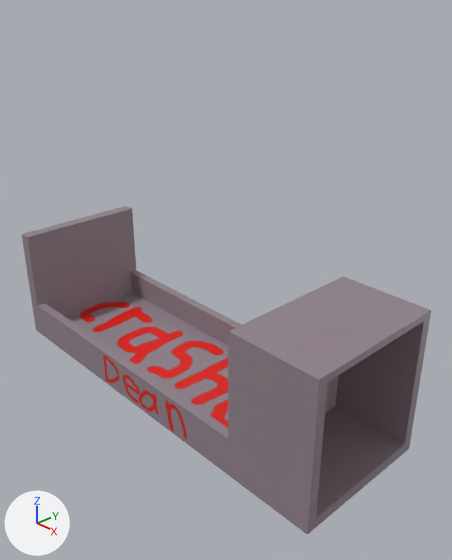
Two versions of the Blender file assets/sources/payload.blend, one commit apart.
Rendered twice from a 50 mm lens placed at (0.299, -0.25, 0.265), pointed at (0.026, 0.007, 0.085). Every picture has the same lights, and +X, +Y and +Z are marked at lower left. The picture after the commit comes second.
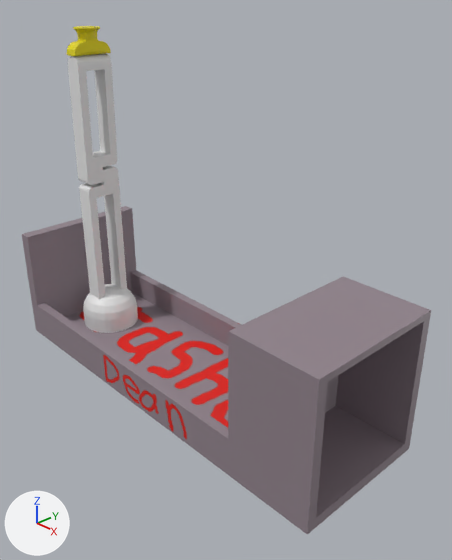
Boxes (x1, y1, x2, y2) around the edits, measured in the pictures (452 x 560 px):
'Cube.002', added
    after: (68, 53, 117, 185)
'Cube.001', added
    after: (79, 166, 127, 300)
'Cylinder', added
    after: (83, 284, 138, 333)
'Cube.003', added (yellow)
    after: (67, 26, 111, 56)

What the commit changed:
Picture 'camera' (img_camera) is new.
Material 'Material.002' (mat_material_002) is new.
Its texture is img_camera.
Mesh me_cube_003 is new.
It has 186 vertices, 150 faces, 2 loose edges and spans x -0.0091..0.0089, y -0.0145..0.0145, z 0.0..0.0179.
It uses material mat_material_002 (picture img_camera).
Mesh me_cube_002 is new.
It has 90 vertices, 74 faces and spans x -0.007..0.0087, y -0.0137..0.0137, z -0.006..0.0854.
Mesh me_cube is new.
It has 58 vertices, 50 faces and spans x -0.0069..0.0069, y -0.0137..0.0137, z 0.0..0.1189.
Mesh me_cylinder is new.
It has 256 vertices, 226 faces and spans x -0.0224..0.0224, y -0.0224..0.0224, z -0.014..0.0177.
Object 'Cube.003' (ob_cube_003) is new; it shows me_cube_003.
Its location is (-0.1076, 0.0, 0.2168).
Object 'Cube.002' (ob_cube_002) is new; it shows me_cube_002.
Its location is (-0.1096, 0.0, 0.1309).
Object 'Cube.001' (ob_cube_001) is new; it shows me_cube.
Its location is (-0.1098, 0.0, 0.0154).
Object 'Cylinder' (ob_cylinder) is new; it shows me_cylinder.
Its location is (-0.1096, 0.0, 0.0152).
